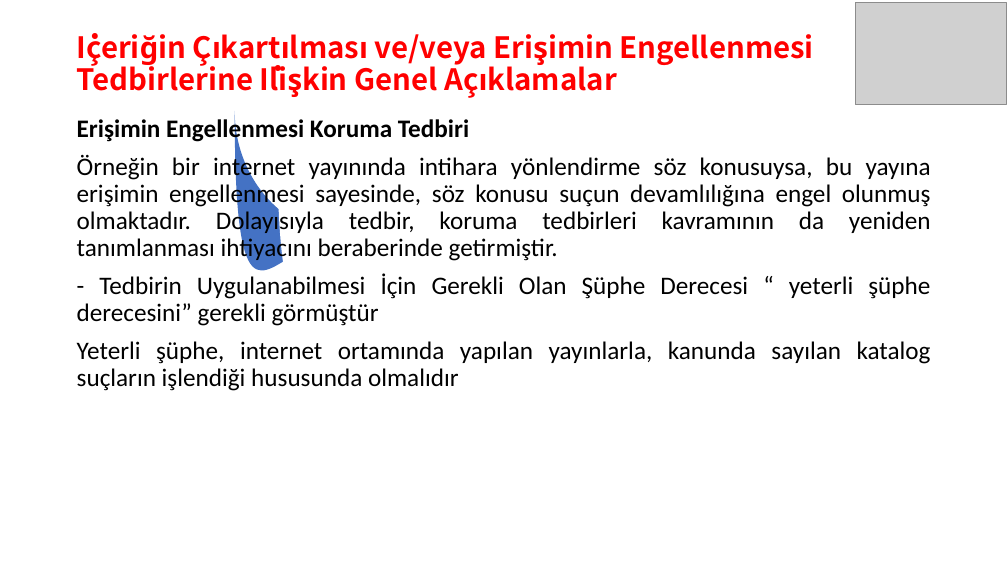
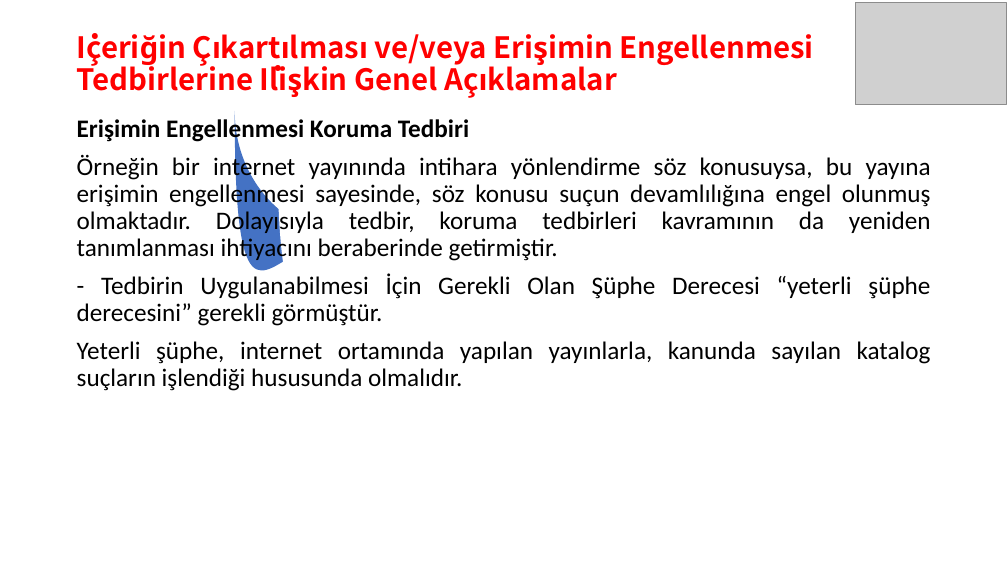
Before and after one commit to SevdanurGENC/IT-Law-Lecture-Notes, a slide deck: slide 15 of Bilisim-Hukuku/05. Bolum - BilisimHukuku.ppt. Drawn at 1008x567 pixels with LibreOffice and Linux fonts; fonts in the diff are those of the drawing; grey boxes stand for pictures. Boxes give left, top, right and bottom in pixels: in the first picture for what was removed or moved away, otherwise in the second. Text is boxed around its words. In the diff, an @@ line names an element or a change of style, - is before the commit and + after.

```diff
--- a/Bilisim-Hukuku/05. Bolum - BilisimHukuku.ppt
+++ b/Bilisim-Hukuku/05. Bolum - BilisimHukuku.ppt
@@ text at bbox=[77, 273, 931, 391]: text changed @@
-- Tedbirin Uygulanabilmesi İçin Gerekli Olan Şüphe Derecesi “ yeterli şüphe derecesini” gerekli görmüştür
-Yeterli şüphe, internet ortamında yapılan yayınlarla, kanunda sayılan katalog suçların işlendiği hususunda olmalıdır
+- Tedbirin Uygulanabilmesi İçin Gerekli Olan Şüphe Derecesi “yeterli şüphe derecesini” gerekli görmüştür.
+Yeterli şüphe, internet ortamında yapılan yayınlarla, kanunda sayılan katalog suçların işlendiği hususunda olmalıdır.
```
Also in this commit, not shown: 10 other slides changed.
